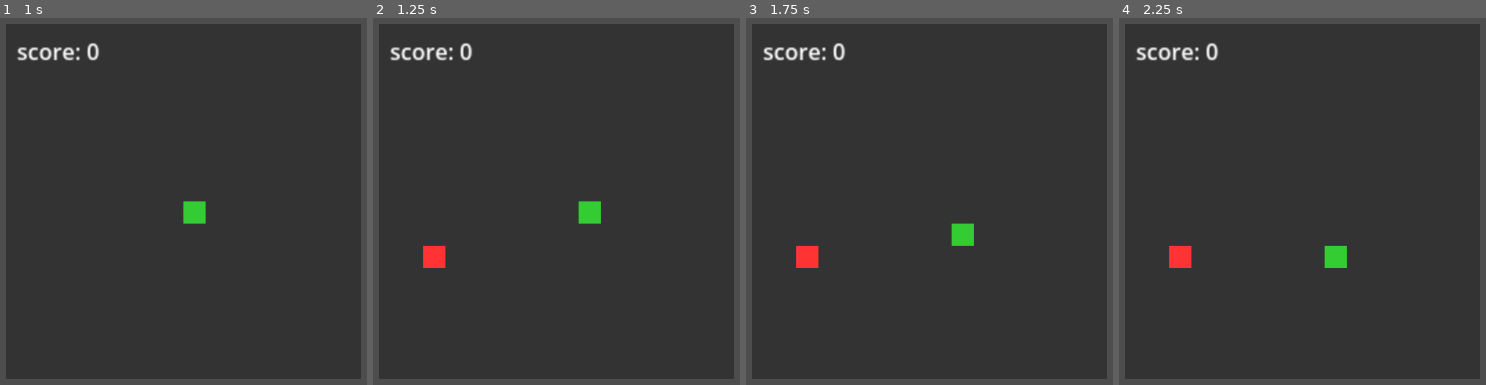
Above: before the commit, frames 1-4 (left to right).
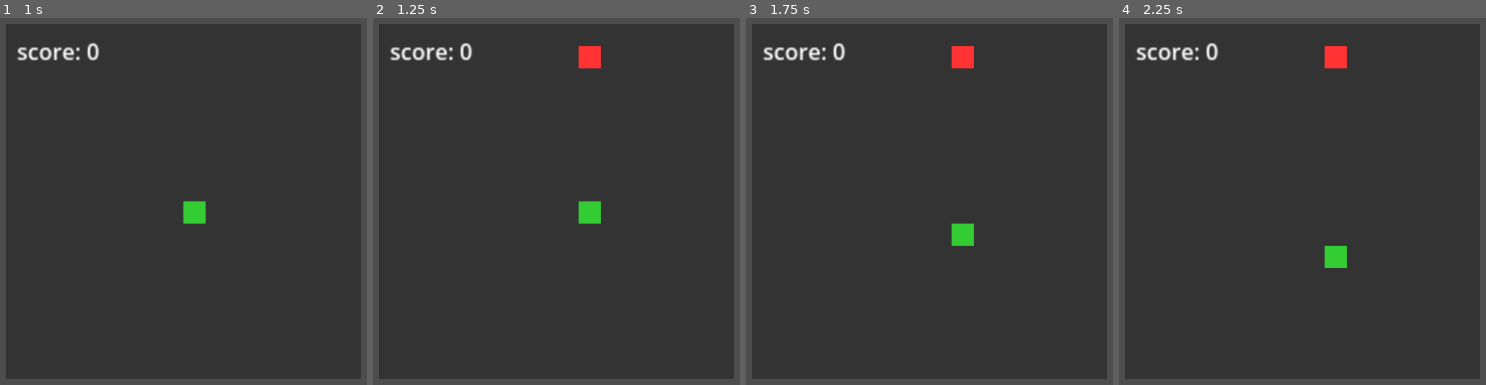
Above: after the commit, the same moments.

Repository: TrygoGH/snake-prototype
Game: Godot game, scene res://main_scene.tscn
Same seed, same stepped clock (60 frames per second), same inputs: the game is played once before the commit and once after it.
Inputs:
- Up to frame 1 (1 s): tap Enter at 0.5 s; hold Right from 0.53 s (still down)
- Up to frame 2 (1.25 s): keep holding Right
- Up to frame 3 (1.75 s): release Right at 1.28 s; hold Down from 1.28 s (still down)
- Up to frame 4 (2.25 s): tap Space at 2 s; release Down at 2.03 s; hold Right from 2.03 s (still down)

Frame 1 is identical in both runs. In frame 2, 0.8% of the frame differs, in the area x 13-63%, y 7-69%; in frame 3, 0.8%; in frame 4, 0.8%.

Commit message:
Feat(main scene): Added main scene
Changed the design of my Godot project. These are the main changes:

- Renamed the old main_scene to game_scene to reflect that its the game scene
- Created a new main_scene. This scene controls all other scenes
- Added a SceneManager class to manage the switching of scenes
- Added a function to clear the Systems autoload list. Used when switching scenes
- Changed the way the SystemsManager works slightly to make it more robust

Diff:
--- /dev/null
+++ b/SceneManager.gd
@@ -0,0 +1,37 @@
+extends Node
+class_name SceneManager
+
+@export var systems_manager: SystemsManager
+@export var active_scene_parent: Node
+@export var game: PackedScene
+@export var main_menu: PackedScene
+var current_scene: Node
+var current_scene_resource: PackedScene
+var scenes: Dictionary[String, PackedScene] = {}
+
+func _ready():
+	_add_scene("game", game)
+	_add_scene("main_menu", main_menu)
+	switch_scenes(game)
+
+func _add_scene(name: String, scene: PackedScene):
+	scenes.set(name, scene)
+
+func switch_scenes(scene: PackedScene):
+	systems_manager.clear_systems()
+	systems_manager.init()
+	unload_current_scene()
+	load_scene(scene)
+
+func load_scene(scene: PackedScene):
+	current_scene_resource = scene
+	current_scene = scene.instantiate()
+	active_scene_parent.add_child(current_scene)
+
+func unload_current_scene():
+	if current_scene:
+		current_scene.queue_free()
+
+func reload_current_scene():
+	if current_scene_resource:
+		switch_scenes(current_scene_resource)
--- a/Systems.gd
+++ b/Systems.gd
@@ -4,16 +4,19 @@
 var game_manager: GameManager
 var tick_manager: TickManager
 var lifecycle_manager: LifeCycleManager
+var systems_manager: SystemsManager
 
 var _systems: Dictionary[String, Node]
 
 func init():
-	_check_set_globals()
+	pass
 
 func add_system(node: Node):
+	print(node)
 	if not is_instance_valid(node):
 		return
 	_systems.set(node.name, node)
+	_check_set_globals()
 
 func get_system(systemName: String):
 	return _systems.get(systemName)
@@ -29,3 +32,7 @@
 		if system.get_script() == target_type:
 				return system
 	return null
+
+func clear():
+	_systems.clear()
+	_check_set_globals()
--- a/SystemsController.gd
+++ b/SystemsController.gd
@@ -1,8 +1,16 @@
-extends Node2D
-
+extends Node
+class_name SystemsManager
 @export var systems: Array[Node]
 
 func _ready() -> void:
+	init()
+
+func clear_systems():
+	Systems.clear()
+
+func add_systems_from_list(systems: Array[Node]):
 	for node in systems:
 		Systems.add_system(node)
-	Systems.init()
+
+func init():
+	add_systems_from_list(systems)
--- /dev/null
+++ b/game_scene.tscn
@@ -0,0 +1,97 @@
+[gd_scene load_steps=10 format=3 uid="uid://b53kbllfyfh5y"]
+
+[ext_resource type="Script" uid="uid://bqmvlnvy3c4qs" path="res://TickManager.gd" id="1_2c62f"]
+[ext_resource type="Script" uid="uid://bi11n0wa1lur4" path="res://SystemsController.gd" id="1_nfk4m"]
+[ext_resource type="Script" uid="uid://bg2ujc636vv7h" path="res://GridManager.gd" id="2_d5x1h"]
+[ext_resource type="Script" uid="uid://c1yic4euhjbnm" path="res://TimeTickScaler.gd" id="2_gyfs4"]
+[ext_resource type="Script" uid="uid://btng4xuqb26rr" path="res://GameManager.gd" id="4_nfk4m"]
+[ext_resource type="Script" uid="uid://kfg8ao4klebb" path="res://GridNode.gd" id="5_nfk4m"]
+[ext_resource type="Script" uid="uid://30fdj3flby20" path="res://LifeCycleManager.gd" id="6_66tet"]
+[ext_resource type="Script" uid="uid://chq6chfvxa7ti" path="res://Snake.gd" id="7_7ycvg"]
+[ext_resource type="Script" uid="uid://cssjym6ukvbek" path="res://UI.gd" id="9_7ycvg"]
+
+[node name="Node2D" type="Node2D"]
+
+[node name="Systems" type="Node2D" parent="." node_paths=PackedStringArray("systems")]
+script = ExtResource("1_nfk4m")
+systems = [NodePath("In-Game/GridManager"), NodePath("In-Game/DifficultyManager"), NodePath("Node/LifecycleManager"), NodePath("In-Game/GameManager"), NodePath("In-Game/CameraManager"), NodePath("In-Game/TickManager")]
+
+[node name="In-Game" type="Node" parent="Systems"]
+process_mode = 1
+
+[node name="CameraManager" type="Node2D" parent="Systems/In-Game"]
+
+[node name="Camera2D" type="Camera2D" parent="Systems/In-Game/CameraManager"]
+offset = Vector2(128, 128)
+zoom = Vector2(2, 2)
+
+[node name="TickManager" type="Node" parent="Systems/In-Game" groups=["managers"]]
+script = ExtResource("1_2c62f")
+_tps = 2
+
+[node name="GridManager" type="Node" parent="Systems/In-Game" groups=["managers"]]
+process_mode = 1
+script = ExtResource("2_d5x1h")
+
+[node name="DifficultyManager" type="Node" parent="Systems/In-Game" node_paths=PackedStringArray("timer") groups=["managers"]]
+script = ExtResource("2_gyfs4")
+timer = NodePath("Timer")
+
+[node name="Timer" type="Timer" parent="Systems/In-Game/DifficultyManager"]
+process_callback = 0
+
+[node name="GameManager" type="Node" parent="Systems/In-Game" node_paths=PackedStringArray("snake")]
+script = ExtResource("4_nfk4m")
+snake = NodePath("../../../World/Snake")
+
+[node name="Node" type="Node" parent="Systems"]
+
+[node name="LifecycleManager" type="Node" parent="Systems/Node"]
+script = ExtResource("6_66tet")
+
+[node name="World" type="Node2D" parent="." groups=["world"]]
+process_mode = 1
+
+[node name="Snake" type="Node2D" parent="World"]
+script = ExtResource("7_7ycvg")
+metadata/_custom_type_script = "uid://chq6chfvxa7ti"
+
+[node name="Environment" type="Node2D" parent="World"]
+
+[node name="GridNode" type="Node2D" parent="World/Environment" groups=["world"]]
+script = ExtResource("5_nfk4m")
+
+[node name="UI" type="Control" parent="." node_paths=PackedStringArray("score_ui", "game_over_text", "start_text")]
+layout_mode = 3
+anchors_preset = 0
+offset_right = 40.0
+offset_bottom = 40.0
+script = ExtResource("9_7ycvg")
+score_ui = NodePath("Score")
+game_over_text = NodePath("Game Over")
+start_text = NodePath("Press to start")
+
+[node name="Score" type="Label" parent="UI"]
+layout_mode = 0
+offset_right = 40.0
+offset_bottom = 23.0
+
+[node name="Game Over" type="Label" parent="UI"]
+visible = false
+layout_mode = 0
+offset_left = 80.0
+offset_top = 117.0
+offset_right = 172.0
+offset_bottom = 140.0
+text = "GAME OVER
+Press R to restart"
+
+[node name="Press to start" type="Label" parent="UI"]
+layout_mode = 0
+offset_left = 37.0
+offset_top = 99.0
+offset_right = 203.0
+offset_bottom = 122.0
+text = "Press any key to start"
+
+[connection signal="increase_speed" from="Systems/In-Game/DifficultyManager" to="Systems/In-Game/TickManager" method="_on_difficulty_manager_increase_speed"]
--- a/main_scene.tscn
+++ b/main_scene.tscn
@@ -1,98 +1,22 @@
-[gd_scene load_steps=10 format=3 uid="uid://b53kbllfyfh5y"]
+[gd_scene load_steps=4 format=3 uid="uid://wjg824jeng38"]
 
-[ext_resource type="Script" uid="uid://bqmvlnvy3c4qs" path="res://TickManager.gd" id="1_2c62f"]
+[ext_resource type="Script" uid="uid://rg45ljr0ae4v" path="res://SceneManager.gd" id="1_0f027"]
 [ext_resource type="Script" uid="uid://bi11n0wa1lur4" path="res://SystemsController.gd" id="1_nfk4m"]
-[ext_resource type="Script" uid="uid://bg2ujc636vv7h" path="res://GridManager.gd" id="2_d5x1h"]
-[ext_resource type="Script" uid="uid://c1yic4euhjbnm" path="res://TimeTickScaler.gd" id="2_gyfs4"]
-[ext_resource type="Script" uid="uid://btng4xuqb26rr" path="res://GameManager.gd" id="4_nfk4m"]
-[ext_resource type="Script" uid="uid://kfg8ao4klebb" path="res://GridNode.gd" id="5_nfk4m"]
-[ext_resource type="Script" uid="uid://30fdj3flby20" path="res://LifeCycleManager.gd" id="6_66tet"]
-[ext_resource type="Script" uid="uid://chq6chfvxa7ti" path="res://Snake.gd" id="7_7ycvg"]
-[ext_resource type="Script" path="res://UI.gd" id="9_7ycvg"]
+[ext_resource type="PackedScene" uid="uid://b53kbllfyfh5y" path="res://game_scene.tscn" id="2_gyfs4"]
 
-[node name="Node2D" type="Node2D"]
-process_mode = 3
+[node name="MainScene" type="Node2D"]
 
-[node name="Systems" type="Node2D" parent="." node_paths=PackedStringArray("systems")]
+[node name="Systems" type="Node" parent="."]
+
+[node name="SceneManager" type="Node" parent="Systems" node_paths=PackedStringArray("systems_manager", "active_scene_parent")]
+script = ExtResource("1_0f027")
+systems_manager = NodePath("../SystemsManager")
+active_scene_parent = NodePath("ActiveScene")
+game = ExtResource("2_gyfs4")
+metadata/_custom_type_script = "uid://rg45ljr0ae4v"
+
+[node name="ActiveScene" type="Node" parent="Systems/SceneManager"]
+
+[node name="SystemsManager" type="Node" parent="Systems"]
 script = ExtResource("1_nfk4m")
-systems = [NodePath("In-Game/GridManager"), NodePath("In-Game/DifficultyManager"), NodePath("Node/LifecycleManager"), NodePath("In-Game/GameManager"), NodePath("In-Game/CameraManager"), NodePath("In-Game/TickManager")]
-
-[node name="In-Game" type="Node" parent="Systems"]
-process_mode = 1
-
-[node name="CameraManager" type="Node2D" parent="Systems/In-Game"]
-
-[node name="Camera2D" type="Camera2D" parent="Systems/In-Game/CameraManager"]
-offset = Vector2(128, 128)
-zoom = Vector2(2, 2)
-
-[node name="TickManager" type="Node" parent="Systems/In-Game" groups=["managers"]]
-script = ExtResource("1_2c62f")
-_tps = 2
-
-[node name="GridManager" type="Node" parent="Systems/In-Game" groups=["managers"]]
-process_mode = 1
-script = ExtResource("2_d5x1h")
-
-[node name="DifficultyManager" type="Node" parent="Systems/In-Game" node_paths=PackedStringArray("timer") groups=["managers"]]
-script = ExtResource("2_gyfs4")
-timer = NodePath("Timer")
-
-[node name="Timer" type="Timer" parent="Systems/In-Game/DifficultyManager"]
-process_callback = 0
-
-[node name="GameManager" type="Node" parent="Systems/In-Game" node_paths=PackedStringArray("snake")]
-script = ExtResource("4_nfk4m")
-snake = NodePath("../../../World/Snake")
-
-[node name="Node" type="Node" parent="Systems"]
-
-[node name="LifecycleManager" type="Node" parent="Systems/Node"]
-script = ExtResource("6_66tet")
-
-[node name="World" type="Node2D" parent="." groups=["world"]]
-process_mode = 1
-
-[node name="Snake" type="Node2D" parent="World"]
-script = ExtResource("7_7ycvg")
-metadata/_custom_type_script = "uid://chq6chfvxa7ti"
-
-[node name="Environment" type="Node2D" parent="World"]
-
-[node name="GridNode" type="Node2D" parent="World/Environment" groups=["world"]]
-script = ExtResource("5_nfk4m")
-
-[node name="UI" type="Control" parent="." node_paths=PackedStringArray("score_ui", "game_over_text", "start_text")]
-layout_mode = 3
-anchors_preset = 0
-offset_right = 40.0
-offset_bottom = 40.0
-script = ExtResource("9_7ycvg")
-score_ui = NodePath("Score")
-game_over_text = NodePath("Game Over")
-start_text = NodePath("Press to start")
-
-[node name="Score" type="Label" parent="UI"]
-layout_mode = 0
-offset_right = 40.0
-offset_bottom = 23.0
-
-[node name="Game Over" type="Label" parent="UI"]
-visible = false
-layout_mode = 0
-offset_left = 80.0
-offset_top = 117.0
-offset_right = 172.0
-offset_bottom = 140.0
-text = "GAME OVER
-Press R to restart"
-
-[node name="Press to start" type="Label" parent="UI"]
-layout_mode = 0
-offset_left = 37.0
-offset_top = 99.0
-offset_right = 203.0
-offset_bottom = 122.0
-text = "Press any key to start"
-
-[connection signal="increase_speed" from="Systems/In-Game/DifficultyManager" to="Systems/In-Game/TickManager" method="_on_difficulty_manager_increase_speed"]
+metadata/_custom_type_script = "uid://bi11n0wa1lur4"
--- a/project.godot
+++ b/project.godot
@@ -11,7 +11,7 @@
 [application]
 
 config/name="Snake Prototype"
-run/main_scene="uid://b53kbllfyfh5y"
+run/main_scene="uid://wjg824jeng38"
 config/features=PackedStringArray("4.4", "Forward Plus")
 config/icon="res://icon.svg"
 
Not shown, added: SceneManager.gd.uid
